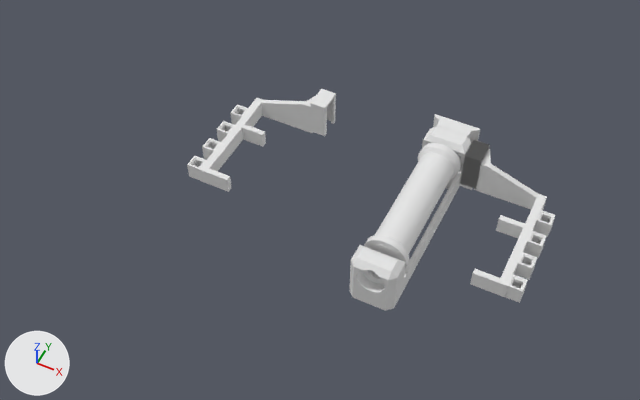
Before and after pictures for a commit that changed the Blender file generic_spool_holder/generic_spool_holder_v5.blend.
The view is the same before and after, from a 50 mm camera at (118.0, -375.0, 455.0) aimed at (-66.0, -6.0, -6.0). Lighting does not change. The marker at lower left points along +X, +Y and +Z.

In view in the first picture: 'small_spool_align_v3', 'small_spool_align_v3_mirrored_applied', 'spool_roller', 'spool_roller_holder'.
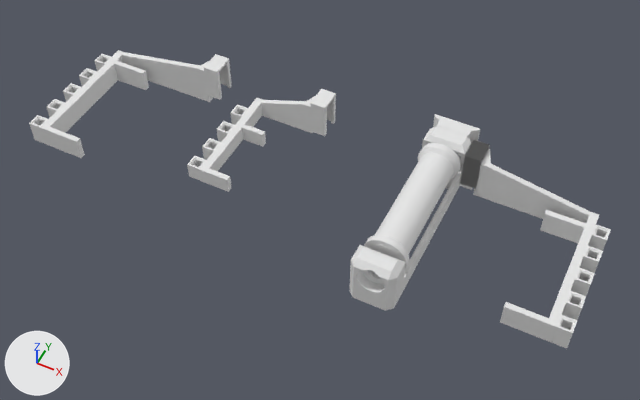
Commit message: candle holder

ob_clip_holder_applied_001 is not drawn itself; it is used by a modifier of ob_78mm_spool_align.

The edits, one by one:
Mesh me_cube_013 is new.
It has 1529 vertices, 1489 faces and spans x -4.9..100.5, y -101.3..10.5, z -10.5..23.9.
Mesh me_cube_009 is new.
It has 80 vertices, 78 faces and spans x 5.5..90.5, y -101.3..10.2, z -10.5..20.5.
Mesh me_cube_010 is new.
It has 276 vertices, 288 faces and spans x -5.0..5.0, y -5.0..5.0, z -10.0..7.0.
Object 'small_spool_align_v3' (ob_small_spool_align_v3) is now hidden.
Object '78mm_spool_align_mirrored_applied' (ob_78mm_spool_align_mirrored_applied) is new; it shows me_cube_013.
Its location is (-185.0, 57.2, 0.4).
Its scale is (-1.0, 1.0, 1.0).
Object 'clip_holder_applied.001' (ob_clip_holder_applied_001) is new; it shows me_cube_010.
Its parent is ob_78mm_spool_align.
Its matrix parent inverse is Matrix(((1.0, 0.0, 0.0, -21.0), (0.0, 1.0, 0.0, -57.2), (0.0, 0.0, 1.0, -0.4), (0.0, 0.0, 0.0, 1.0))).
Its location is (116.5, -39.0, -0.08).
It gains a ARRAY modifier named 'Array'.
Modifier setting: count = 5.
Modifier setting: use_constant_offset = True.
Modifier setting: constant_offset_displace = (0.0, 20.0, 0.0).
Modifier setting: use_relative_offset = False.
It is now shown.
Object '78mm_spool_align' (ob_78mm_spool_align) is new; it shows me_cube_009.
Its location is (21.0, 57.2, 0.4).
It gains a BOOLEAN modifier named 'Boolean'.
Modifier setting: object = ob_dove_tail_slideon.
Modifier setting: operation = 'UNION'.
It gains a BOOLEAN modifier named 'Boolean.001'.
Modifier setting: object = ob_clip_holder_applied_001.
Modifier setting: operation = 'UNION'.

What differs and where, as boxes [x1, y1, x2, y2] in the pictures (640 x 400 px):
'78mm_spool_align', added
    after: [460, 140, 611, 348]
'78mm_spool_align_mirrored_applied', added
    after: [29, 50, 232, 158]
'small_spool_align_v3', hidden
    before: [460, 140, 555, 303]
